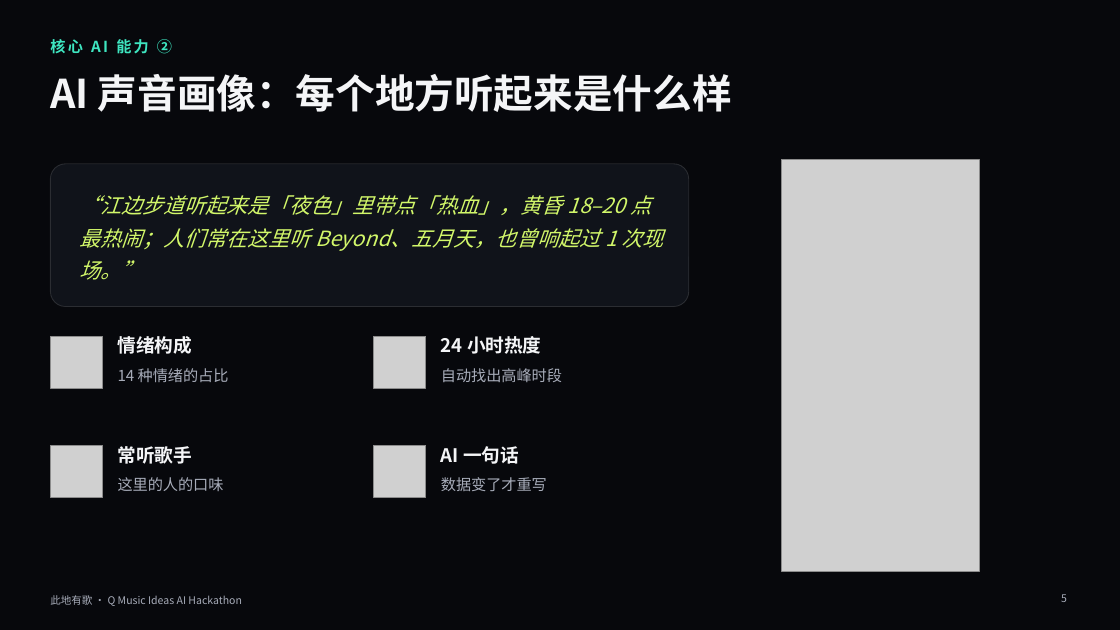
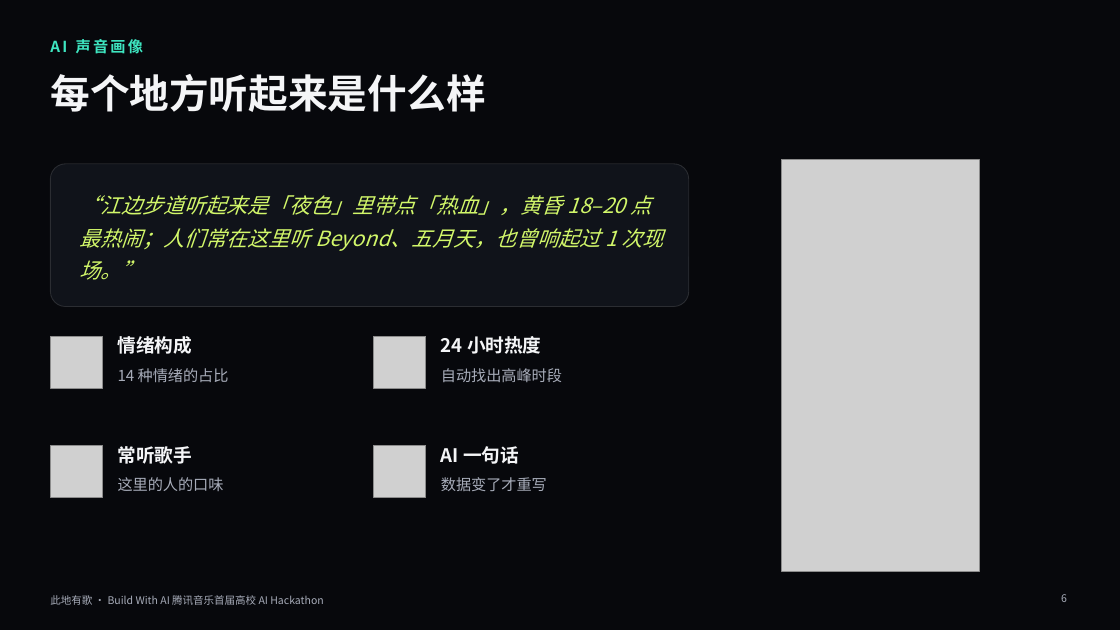
Before and after one commit to QHY8IV/MusicHere, a slide deck: slide 6 of pitch/此地有歌-路演.pptx (slide 5 before the commit). Drawn at 1120x630 pixels with LibreOffice and Linux fonts; fonts in the diff are those of the drawing; grey boxes stand for pictures; background and template pictures are left out. Boxes give left, top, right and bottom in pixels: in the first picture for what was removed or moved away, otherwise in the second. Text is boxed around its words. In the diff, an @@ line names an element or a change of style, - is before the commit and + after.

```diff
--- a/pitch/此地有歌-路演.pptx
+++ b/pitch/此地有歌-路演.pptx
@@ text at (50,39,144,54): text changed @@
-核心 AI 能力 ②
+AI 声音画像
@@ title at (50,74,486,112): text changed @@
-AI 声音画像：每个地方听起来是什么样
+每个地方听起来是什么样
@@ text at (50,595,323,605): text changed @@
-此地有歌 · Q Music Ideas AI Hackathon
+此地有歌 · Build With AI 腾讯音乐首届高校 AI Hackathon
@@ page number at (1061,594,1067,602): text changed @@
-5
+6
```
Also in this commit, not shown: 8 other slides changed, 2 slides added, 1 slide removed, 5 other files.
